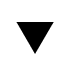
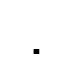
Comparing the layer stacks of the two 72 × 72 images. Changes:
added layer "." in group "Alphabet" over [33, 49, 40, 54]
hid "▼" over [16, 22, 54, 54]
